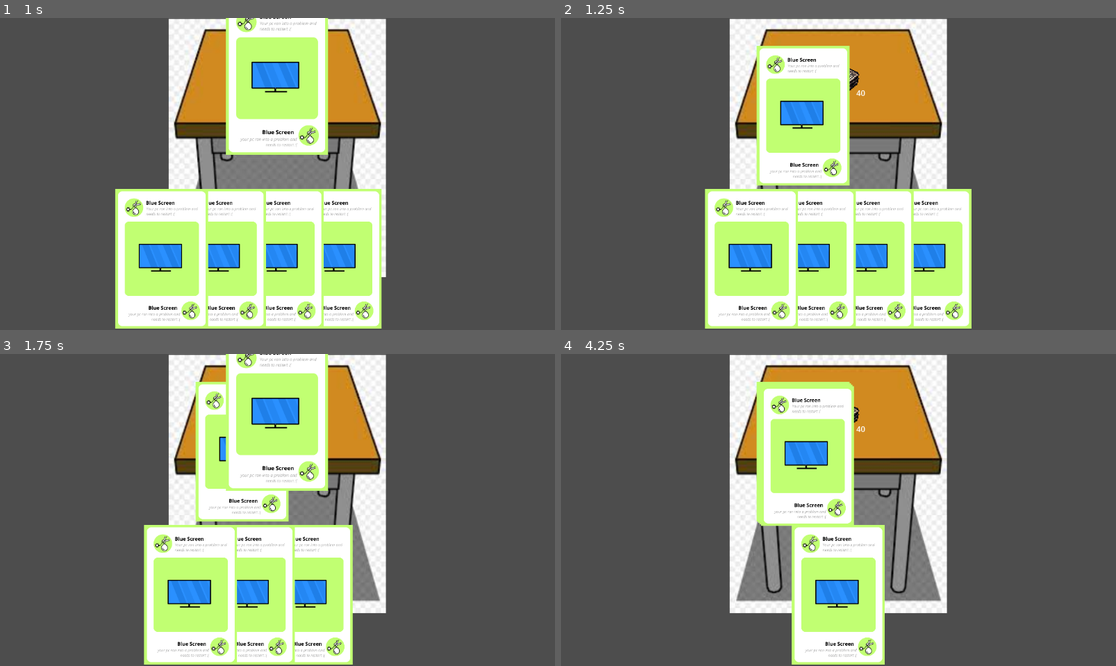
Above: before the commit, frames 1-4 (two rows, left to right).
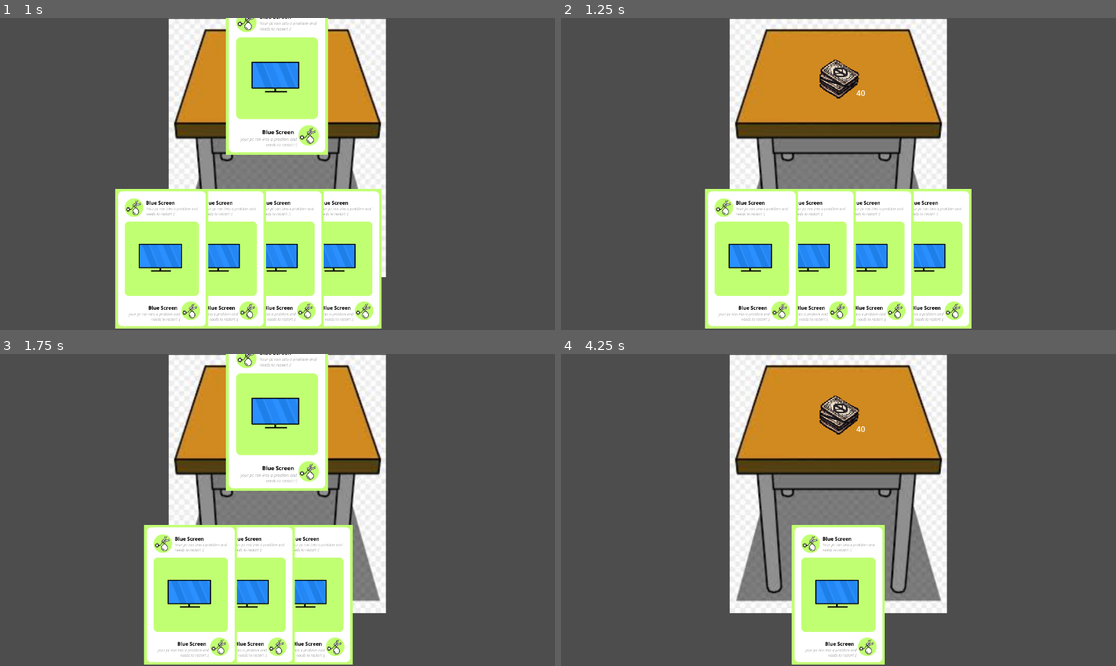
Above: after the commit, the same moments.

Repository: Thijs987/pse_onlycode
Game: Godot game, scene res://main.tscn
The game is run twice, just before and just after one commit, with the same random seed, the same clock (stepped at 60 frames per second) and the same inputs. This scene is started directly instead of the project's main scene.
Inputs (mouse positions are in pixels of both pictures, inside the frame that each line leads up to):
- Up to frame 1 (1 s): tap Enter at 0.5 s; drag from (394, 258) to (277, 77) at 0.52 s
- Up to frame 2 (1.25 s): no input
- Up to frame 3 (1.75 s): drag from (366, 594) to (277, 413) at 1.27 s
- Up to frame 4 (4.25 s): move the mouse to (894, 594) at 2.02 s; click (894, 594) at 2.17 s; tap Space at 2.75 s; drag from (838, 594) to (838, 416) at 2.77 s; drag from (810, 594) to (799, 450) at 3.52 s

Frame 1 is identical in both runs. In frame 2, 7.6% of the frame differs, in the area x 35-53%, y 8-54%; in frame 3, 3.6%; in frame 4, 8.1%, in the area x 35-53%, y 8-56%.
Error in both runs: Invalid access to property or key 'lobbyId' on a base object of type 'Nil'. (res://gschttp.gd:69)

Commit message:
card_logic aangepast zodat het updaten van discard_pile niet meer gebeurt via speler zelf maar via backend

Diff:
--- a/Frontend/card_logic.gd
+++ b/Frontend/card_logic.gd
@@ -38,10 +38,8 @@
 		highlight_card(card, false)
 
 		hand_reference.remove_card_from_hand(card)
+		card.visible = false
 
-		discard_pile.add_card(card)
-
-		print(card)
 		controller.Play_Card("Player_1", "goto")
 
 func start_dragging(card):
